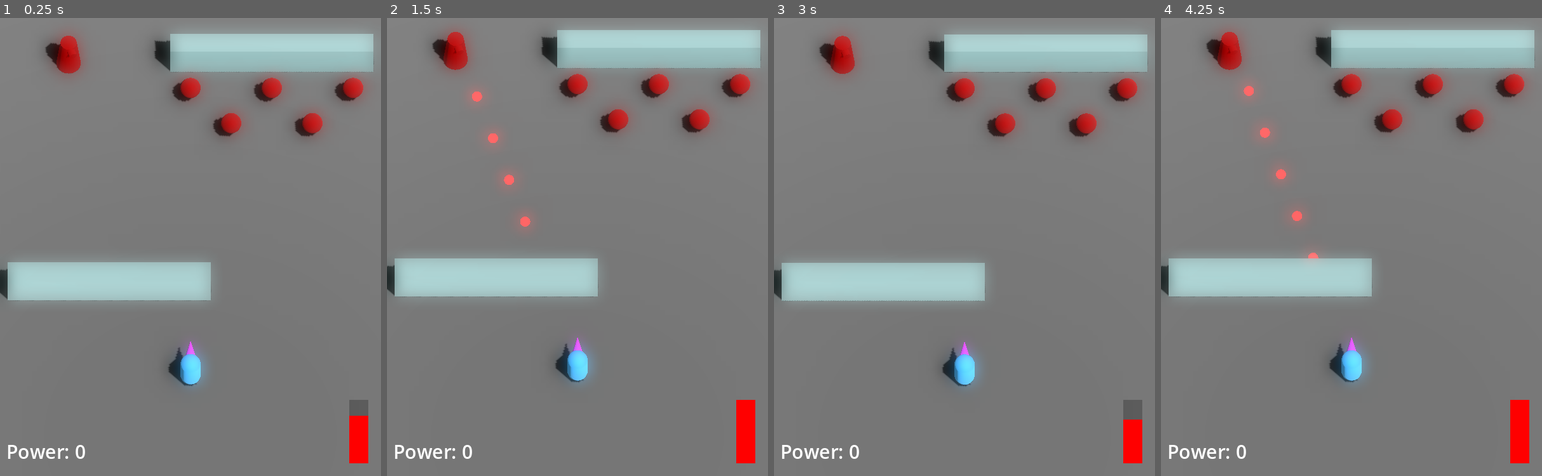
Above: before the commit, frames 1-4 (left to right).
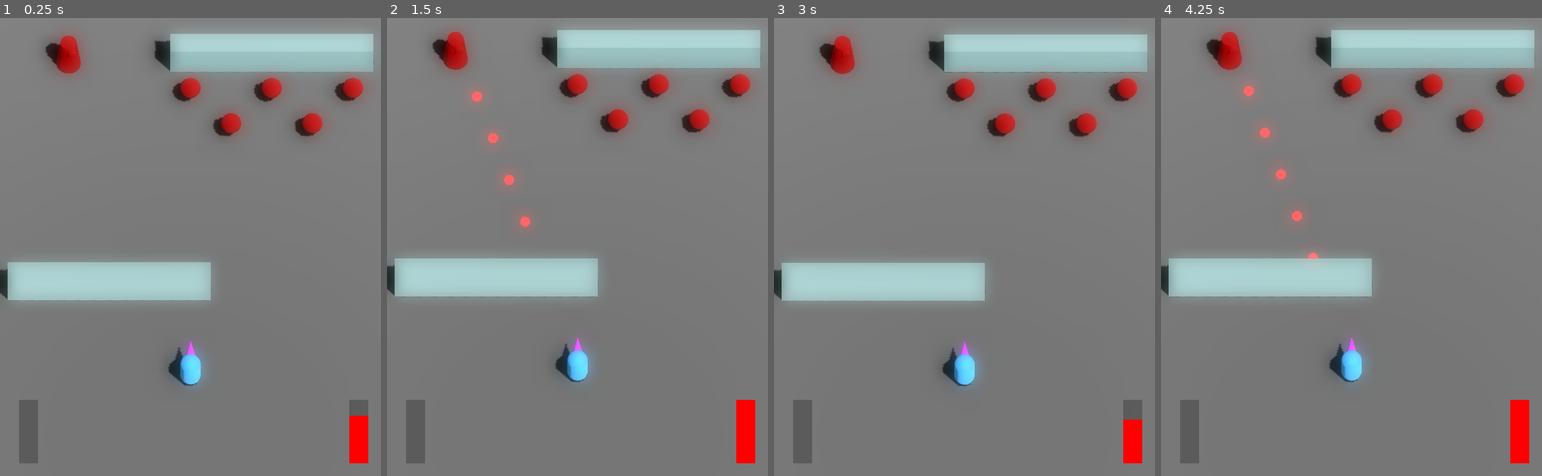
Above: after the commit, the same moments.

Repository: JackEvans24/bullet-absorb
Game: Godot game, scene res://scenes/main.tscn
Two runs of this game, one before a commit and one after it. Both use one fixed random seed, a clock stepped at 60 frames per second and the inputs below.
Inputs:
- Up to frame 1 (0.25 s): no input
- Up to frame 2 (1.5 s): no input
- Up to frame 3 (3 s): tap Enter at 2 s; tap Escape (restart) at 2.75 s
- Up to frame 4 (4.25 s): no input

The runs differ from the first frame. In frame 1, 0.9% of the frame differs, in the area x 2-23%, y 83-98%; in frame 2, 0.9%; in frame 3, 0.9%; in frame 4, 0.9%.

Commit message:
feat: replace power counter with bar

Diff:
--- a/scenes/hud.tscn
+++ b/scenes/hud.tscn
@@ -18,18 +18,17 @@
 grow_horizontal = 0
 grow_vertical = 0
 
-[node name="PowerLabel" type="Label" parent="."]
-anchors_preset = 2
+[node name="PowerBar" parent="." instance=ExtResource("2_pxq8q")]
+anchors_preset = 3
+anchor_left = 1.0
 anchor_top = 1.0
-anchor_bottom = 1.0
-offset_left = 10.0
-offset_top = -60.0
-offset_right = 210.0
-offset_bottom = -18.0
+offset_left = -570.0
+offset_top = -120.0
+offset_right = -540.0
+offset_bottom = -20.0
+grow_horizontal = 0
 grow_vertical = 0
-size_flags_horizontal = 0
-theme_override_font_sizes/font_size = 30
-text = "Power: 0"
+bar_colour = Color(0.37, 0.958, 1, 1)
 
 [node name="DeathOverlay" type="ColorRect" parent="."]
 visible = false
--- a/scripts/main.gd
+++ b/scripts/main.gd
@@ -14,7 +14,7 @@
 	player.power_count_changed.connect(hud._on_absorb_count_changed)
 	player.died.connect(hud._on_player_died)
 
-	hud.initialise_max_values(player.max_health)
+	hud.initialise_max_values(player.max_health, 50)
 	hud._on_health_changed(player.current_health)
 
 func _input(event: InputEvent):
--- a/scripts/ui/bar.gd
+++ b/scripts/ui/bar.gd
@@ -2,12 +2,16 @@
 extends Control
 
 @export var bar_speed = 1.0
+@export var bar_colour: Color = Color.RED
 
 @onready var foreground: ColorRect = $Foreground
 
 var max_value := 1.0
 var current_value := 1.0
 var new_value := 0.0
+
+func _ready():
+	foreground.color = bar_colour
 
 func update_value(value: float):
 	new_value = value
--- a/scripts/ui/hud.gd
+++ b/scripts/ui/hud.gd
@@ -4,18 +4,20 @@
 @export var death_overlay_timer := 1.5
 
 @onready var health_bar: Bar = $HealthBar
-@onready var power_label: Label = $PowerLabel
+@onready var power_bar: Bar = $PowerBar
 @onready var death_overlay: ColorRect = $DeathOverlay
 
-func initialise_max_values(max_health: float):
+func initialise_max_values(max_health: float, max_power: float):
 	health_bar.max_value = max_health
 	health_bar.update_value(max_health)
+	power_bar.max_value = max_power
+	power_bar.update_value(0.0)
 
 func _on_health_changed(current_health: float):
 	health_bar.update_value(current_health)
 
 func _on_absorb_count_changed(count: int):
-	power_label.text = "Power: %s" % count
+	power_bar.update_value(count)
 
 func _on_player_died():
 	await get_tree().create_timer(death_overlay_timer).timeout
